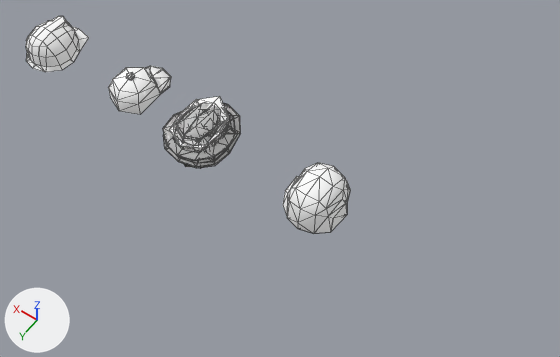
An edit to the Blender file blend/avatar/w_char_bkp.blend, drawn before and after from the same camera.
Both versions are drawn from a camera (50 mm lens) standing at (-4.74, 4.86, 8.89) and looking at (-1.22, -0.06, 1.15). The lights are fixed; the arrows at lower left show +X, +Y and +Z. Mesh edges are drawn as thin lines.

In view in the first picture: 'hat_hard', 'hat_mil', 'head_28_cap_A.001', 'head_45_cowboyhat_B', 'head_57_farmer_D', 'head_61_sailor'.
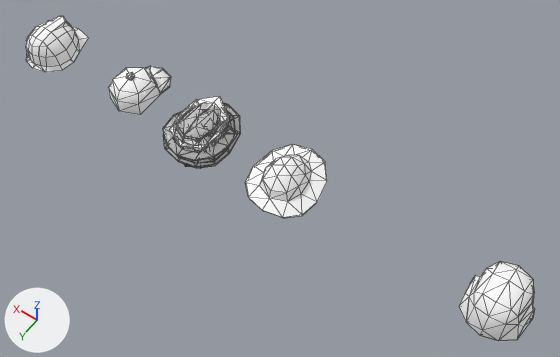
Commit message: Added another hat

Where the change shows, as pixel boxes [x1, y1, x2, y2] in the pictures (560 x 357 px):
'hat_mil', moved: before [283, 163, 350, 234]; after [459, 262, 535, 341]
'hat_trilby', added: after [245, 144, 327, 218]

Diff of the bpy script that builds the scene:
```diff
--- a/blend/avatar/w_char_bkp.blend.py
+++ b/blend/avatar/w_char_bkp.blend.py
@@ me_hat_trilby @@
+me_hat_trilby.from_pydata(...)  # 54 vertices, 104 faces; spans x -0.484..0.484, y -0.557..0.516, z -0.029..0.424
+me_hat_trilby.polygons.foreach_set('use_smooth', [True] * 104)
+me_hat_trilby.materials.append(mat_material_001)  # its picture is missing
@@ ob_hat_mil @@
 ob_hat_mil = bpy.data.objects.new('hat_mil', me_hat_mil)
-ob_hat_mil.location = (-1.829, -0.012, 1.199)
+ob_hat_mil.location = (-4.26, -0.012, 1.199)
@@ ob_hat_trilby @@
+ob_hat_trilby = bpy.data.objects.new('hat_trilby', me_hat_trilby)
+ob_hat_trilby.location = (-1.364, -0.012, 1.199)
+_m = ob_hat_trilby.modifiers.new('EdgeSplit', 'EDGE_SPLIT')
+_m.split_angle = 0.871
```
